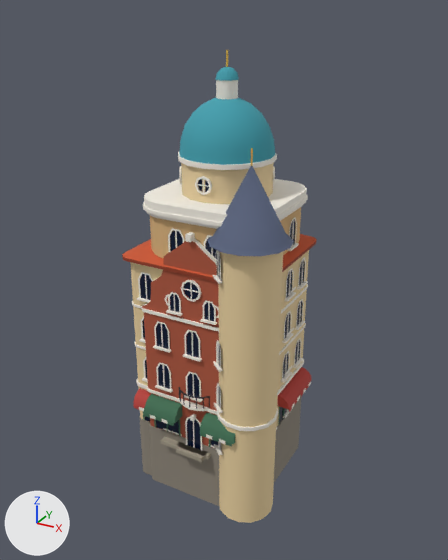
What one commit did to the glTF model public/models/town-kit.glb.
One viewpoint serves both versions: a 50 mm lens placed at (19.1, -34.8, 28.7), pointed at (0.1, -0.3, 11.5). The axes (+X, +Y, +Z) are drawn at lower left. The lights are the same throughout. The first picture is the older version.

Before the edit, the objects in view are built like this:
```python
me_kit_dometower = bpy.data.meshes.new('Kit_DomeTower')
me_kit_dometower.from_pydata(...)  # 2274 vertices, 2622 faces; spans x -4.6..4.6, y -4.9..4.9, z -4.5..26.4
# faces by material slot: [2420, 202]
me_kit_dometower.materials.append(mat_body)
me_kit_dometower.materials.append(mat_glass)
me_kit_dutchgable = bpy.data.meshes.new('Kit_DutchGable')
me_kit_dutchgable.from_pydata(...)  # 1964 vertices, 2176 faces; spans x -4.3..4.3, y -5.4..5.3, z -4.5..16.1
# faces by material slot: [1984, 192]
me_kit_dutchgable.materials.append(mat_body)
me_kit_dutchgable.materials.append(mat_glass)
me_kit_turretcorner = bpy.data.meshes.new('Kit_TurretCorner')
me_kit_turretcorner.from_pydata(...)  # 2345 vertices, 2626 faces; spans x -5.7..6.1, y -5.7..5.4, z -4.5..21.4
# faces by material slot: [2424, 202]
me_kit_turretcorner.materials.append(mat_body)
me_kit_turretcorner.materials.append(mat_glass)
ob_kit_dometower = bpy.data.objects.new('Kit_DomeTower', me_kit_dometower)
ob_kit_dometower.location = (0.0, 0.0, 0.0)
ob_kit_dutchgable = bpy.data.objects.new('Kit_DutchGable', me_kit_dutchgable)
ob_kit_dutchgable.location = (0.0, 0.0, 0.0)
ob_kit_turretcorner = bpy.data.objects.new('Kit_TurretCorner', me_kit_turretcorner)
ob_kit_turretcorner.location = (0.0, 0.0, 0.0)
```
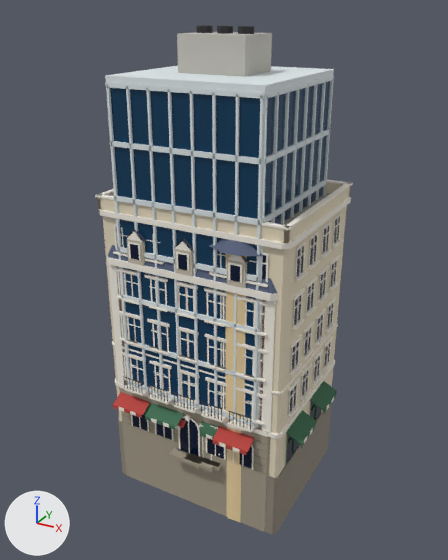
Location of each change, (x1, y1, x2, y2) in pixels of the pictures (448 x 560 px):
```json
{"object": "Kit_GlassBlock", "change": "added", "after": [105, 25, 334, 428], "faces in mat_glass": [110, 81, 330, 418], "faces in mat_body": [105, 25, 334, 428]}
{"object": "Kit_FlatBlock", "change": "added", "after": [95, 180, 353, 534], "faces in mat_body": [95, 180, 353, 534], "faces in mat_glass": [116, 217, 340, 462]}
{"object": "Kit_SlateBlock", "change": "added", "after": [107, 230, 278, 532], "faces in mat_body": [107, 230, 278, 532], "faces in mat_glass": [130, 244, 252, 469]}
{"object": "Kit_BrickWorks", "change": "added", "after": [116, 266, 266, 471], "on screen": "mostly hidden"}
{"object": "Kit_Townhouse", "change": "added", "after": [175, 419, 220, 466], "on screen": "mostly hidden"}
{"object": "Kit_TurretCorner", "change": "unchanged, covered by the edit", "before": [122, 148, 317, 523], "after": [210, 219, 282, 522]}
{"object": "Kit_DutchGable", "change": "unchanged, covered by the edit", "before": [142, 232, 235, 506], "after": [144, 403, 219, 458]}
{"object": "Kit_DomeTower", "change": "unchanged, covered by the edit", "before": [143, 50, 308, 460]}
```

Scene script edits in JSON lines:
```json
{"op": "add", "block": "me_kit_townhouse", "code": ["me_kit_townhouse = bpy.data.meshes.new('Kit_Townhouse')", "me_kit_townhouse.from_pydata(...)  # 820 vertices, 858 faces; spans x -3.3..3.3, y -5.6..5.8, z -4.5..18.3", "# faces by material slot: [810, 48]", "me_kit_townhouse.materials.append(mat_body)", "me_kit_townhouse.materials.append(mat_glass)"]}
{"op": "add", "block": "me_kit_slateblock", "code": ["me_kit_slateblock = bpy.data.meshes.new('Kit_SlateBlock')", "me_kit_slateblock.from_pydata(...)  # 3362 vertices, 3704 faces; spans x -6.4..6.4, y -5.9..5.9, z -4.5..19.2", "# faces by material slot: [3540, 164]", "me_kit_slateblock.materials.append(mat_body)", "me_kit_slateblock.materials.append(mat_glass)"]}
{"op": "add", "block": "me_kit_glassblock", "code": ["me_kit_glassblock = bpy.data.meshes.new('Kit_GlassBlock')", "me_kit_glassblock.from_pydata(...)  # 648 vertices, 820 faces; spans x -5.2..5.2, y -5.2..5.2, z -4.5..27.7", "# faces by material slot: [758, 62]", "me_kit_glassblock.materials.append(mat_body)", "me_kit_glassblock.materials.append(mat_glass)"]}
{"op": "add", "block": "me_kit_flatblock", "code": ["me_kit_flatblock = bpy.data.meshes.new('Kit_FlatBlock')", "me_kit_flatblock.from_pydata(...)  # 3366 vertices, 3618 faces; spans x -6.7..7.7, y -6.0..5.8, z -4.5..20.9", "# faces by material slot: [3444, 174]", "me_kit_flatblock.materials.append(mat_body)", "me_kit_flatblock.materials.append(mat_glass)"]}
{"op": "add", "block": "me_kit_brickworks", "code": ["me_kit_brickworks = bpy.data.meshes.new('Kit_BrickWorks')", "me_kit_brickworks.from_pydata(...)  # 2334 vertices, 2481 faces; spans x -5.8..5.8, y -5.5..5.6, z -4.5..17.7", "# faces by material slot: [2320, 161]", "me_kit_brickworks.materials.append(mat_body)", "me_kit_brickworks.materials.append(mat_glass)"]}
{"op": "add", "block": "ob_kit_townhouse", "code": ["ob_kit_townhouse = bpy.data.objects.new('Kit_Townhouse', me_kit_townhouse)", "ob_kit_townhouse.location = (0.0, 0.0, 0.0)"]}
{"op": "add", "block": "ob_kit_slateblock", "code": ["ob_kit_slateblock = bpy.data.objects.new('Kit_SlateBlock', me_kit_slateblock)", "ob_kit_slateblock.location = (0.0, 0.0, 0.0)"]}
{"op": "add", "block": "ob_kit_glassblock", "code": ["ob_kit_glassblock = bpy.data.objects.new('Kit_GlassBlock', me_kit_glassblock)", "ob_kit_glassblock.location = (0.0, 0.0, 0.0)"]}
{"op": "add", "block": "ob_kit_flatblock", "code": ["ob_kit_flatblock = bpy.data.objects.new('Kit_FlatBlock', me_kit_flatblock)", "ob_kit_flatblock.location = (0.0, 0.0, 0.0)"]}
{"op": "add", "block": "ob_kit_brickworks", "code": ["ob_kit_brickworks = bpy.data.objects.new('Kit_BrickWorks', me_kit_brickworks)", "ob_kit_brickworks.location = (0.0, 0.0, 0.0)"]}
```
